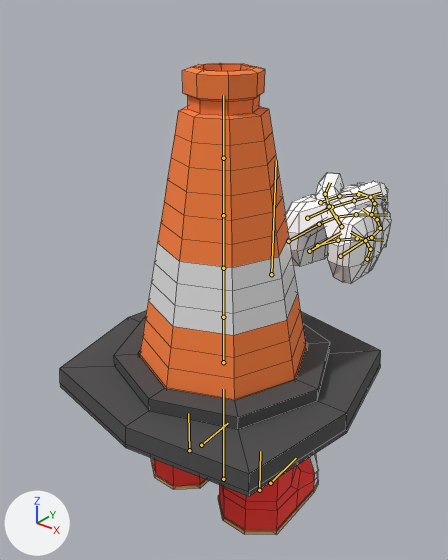
Before and after pictures for a commit that changed the Blender file Blender/Animations/Coney_Animated.blend.
The view is the same before and after, from a 50 mm lens placed at (1.024, -1.279, 1.561), pointed at (-0.127, 0.16, 0.669). Arrows for +X, +Y and +Z are at lower left; the lights stay in place. The bones that bend it are drawn over the model as lines. Mesh edges are drawn as thin lines.
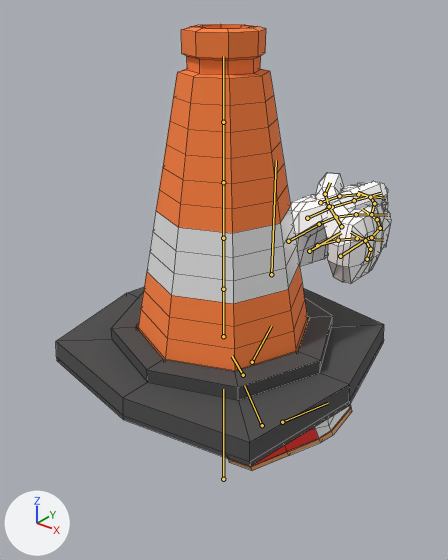
The newer file adds an action. The first version stands in its rest pose; the second is drawn at frame 384 of the action 'ConeyJump'.

The edits, one by one:
Bone 'Spine' (bone_spine) moves from (0.0, 0.0, 0.0) to (0.0, 0.095, 0.0).
Bone 'Foot.L' (bone_foot_l) moves from (0.0, 0.0, 0.0) to (0.062, 0.228, -0.228).
Bone 'Foot.L' (bone_foot_l) turns from (0, 0, 0) to (34, 6, -4) degrees about its own x, y and z.
Bone 'Foot.R' (bone_foot_r) moves from (0.0, 0.0, 0.0) to (-0.021, 0.235, -0.033).
Bone 'Foot.R' (bone_foot_r) turns from (0, 0, 0) to (16, -43, 6) degrees about its own x, y and z.

What differs and where, as boxes (x1, y1, x2, y2) in the pictures (448 x 560 px):
'Cylinder', posed
    before: (60, 63, 391, 535)
    after: (56, 24, 391, 471)
bone 'Spine', root to tip
    before: (223, 362) to (223, 317)
    after: (223, 336) to (223, 289)
bone 'Foot.L', root to tip
    before: (189, 450) to (188, 413)
    after: (243, 375) to (232, 356)
bone 'Foot.R', root to tip
    before: (259, 490) to (260, 451)
    after: (262, 425) to (244, 385)
